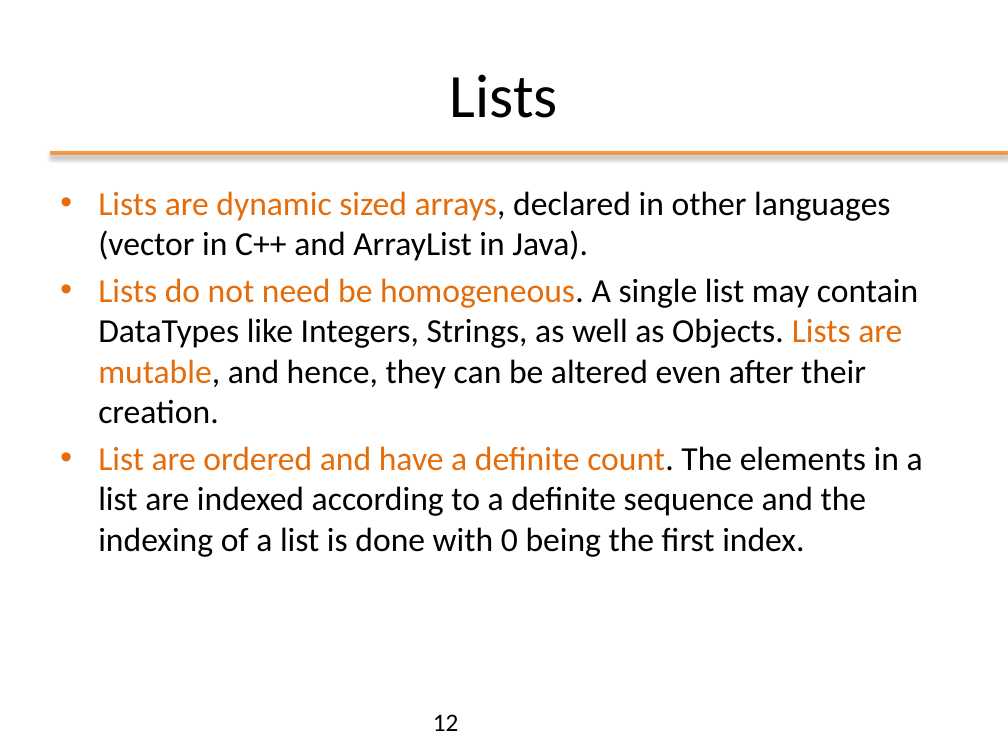
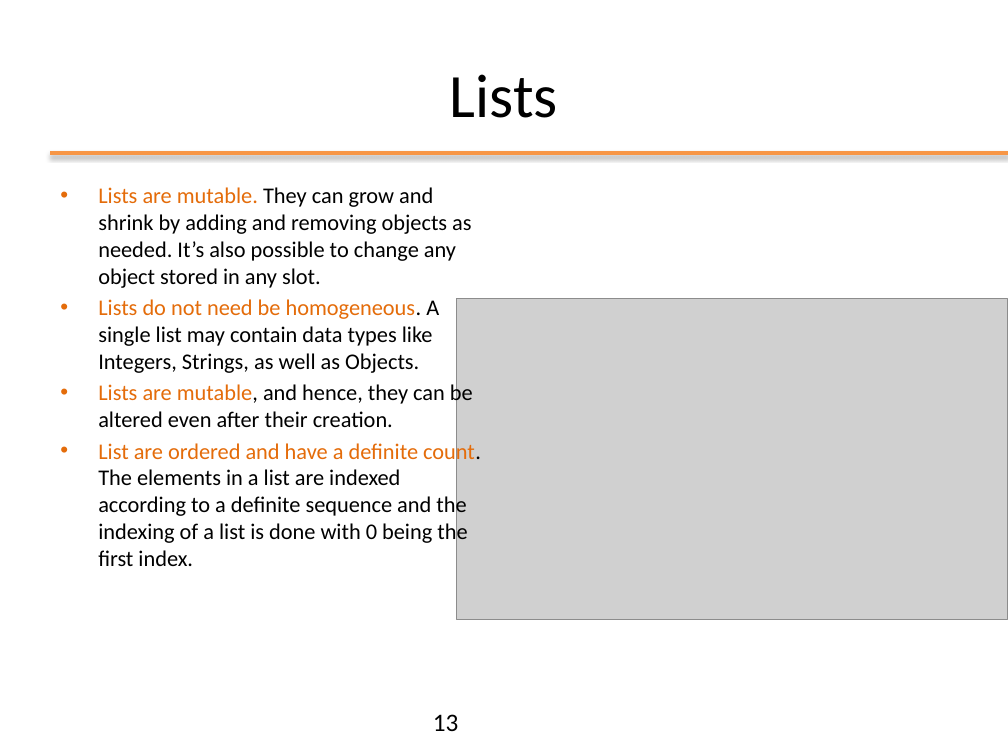
Before and after one commit to nbicocchi/ooprogramming, a slide deck: slide 13 of slides/python/ppt/02 - Data Structures.pptx (slide 12 before the commit). Drawn at 1008x756 pixels with LibreOffice and Linux fonts; fonts in the diff are those of the drawing; grey boxes stand for pictures. Boxes give left, top, right and bottom in pixels: in the first picture for what was removed or moved away, otherwise in the second. Text is boxed around its words. In the diff, an @@ line names an element or a change of style, - is before the commit and + after.

```diff
--- a/slides/python/ppt/02 - Data Structures.pptx
+++ b/slides/python/ppt/02 - Data Structures.pptx
@@ text at box(98, 187, 473, 427): text changed; size 24 to 16 pt @@
-• Lists are dynamic sized arrays, declared in other languages (vector in C++ and ArrayList in Java).
-• Lists do not need be homogeneous. A single list may contain DataTypes like Integers, Strings, as well as Objects. Lists are mutable, and hence, they can be altered even after their creation.
+• Lists are mutable. They can grow and shrink by adding and removing objects as needed. It’s also possible to change any object stored in any slot.
+• Lists do not need be homogeneous. A single list may contain data types like Integers, Strings, as well as Objects.
+• Lists are mutable, and hence, they can be altered even after their creation.
@@ picture added at box(457, 298, 1008, 619) @@
@@ text at box(98, 440, 481, 566): size 24 to 16 pt in "List are ordered and have a definite ..."; less space between paragraphs @@
@@ page number at box(433, 714, 459, 731): text changed @@
-12
+13
```
Also in this commit, not shown: 12 other slides changed, 5 slides added, 4 slides removed, 3 other files.
